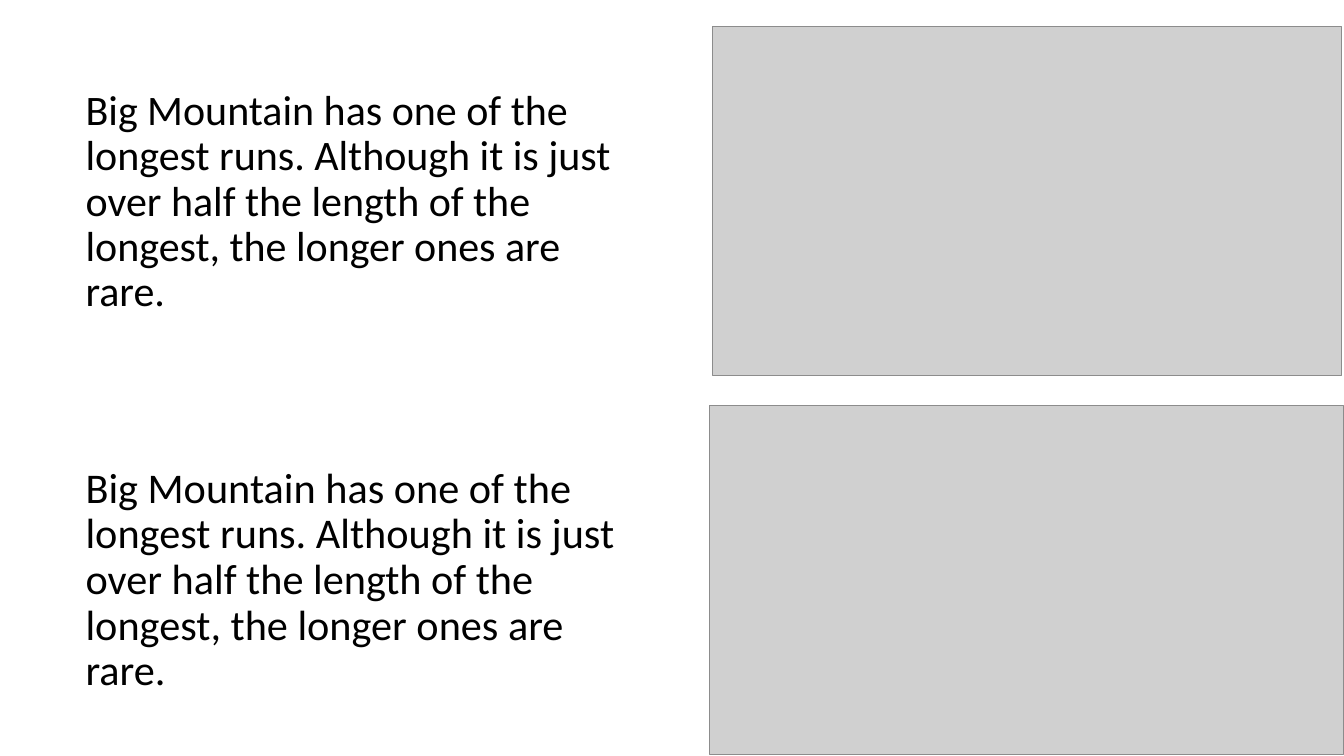
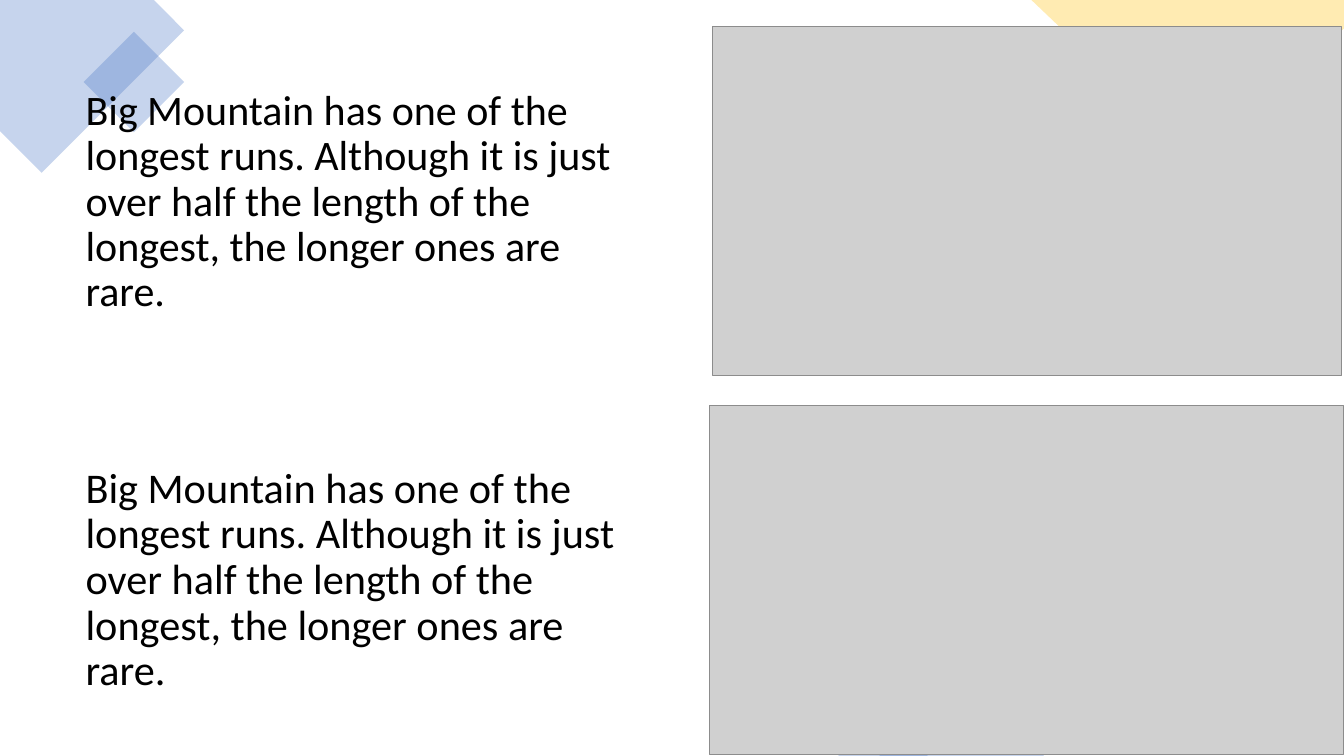
Before and after one commit to tsar1987/DataScienceGuidedCapstone, a slide deck: slide 7 of Guided Capstone Project Slide Deck.pptx (slide 8 before the commit). Drawn at 1344x756 pixels with LibreOffice and Linux fonts; fonts in the diff are those of the drawing; grey boxes stand for pictures. Boxes give left, top, right and bottom in pixels: in the first picture for what was removed or moved away, otherwise in the second. Text is boxed around its words. In the diff, an @@ line names an element or a change of style, - is before the commit and + after.

```diff
--- a/Guided Capstone Project Slide Deck.pptx
+++ b/Guided Capstone Project Slide Deck.pptx
@@ freeform shape added at [0, 0, 185, 173], fill #4472C4 at 30% opacity @@
@@ freeform shape added at [1031, 0, 1344, 163], fill #FFC000 at 30% opacity @@
@@ rectangle added at [84, 32, 185, 133], fill #4472C4 at 30% opacity @@
@@ triangle added at [879, 675, 1044, 756], fill #4472C4 at 30% opacity @@
@@ triangle added at [839, 712, 929, 756], fill #4472C4 at 30% opacity @@
```
Also in this commit, not shown: 5 other slides changed, 1 slide added, 1 slide removed.
